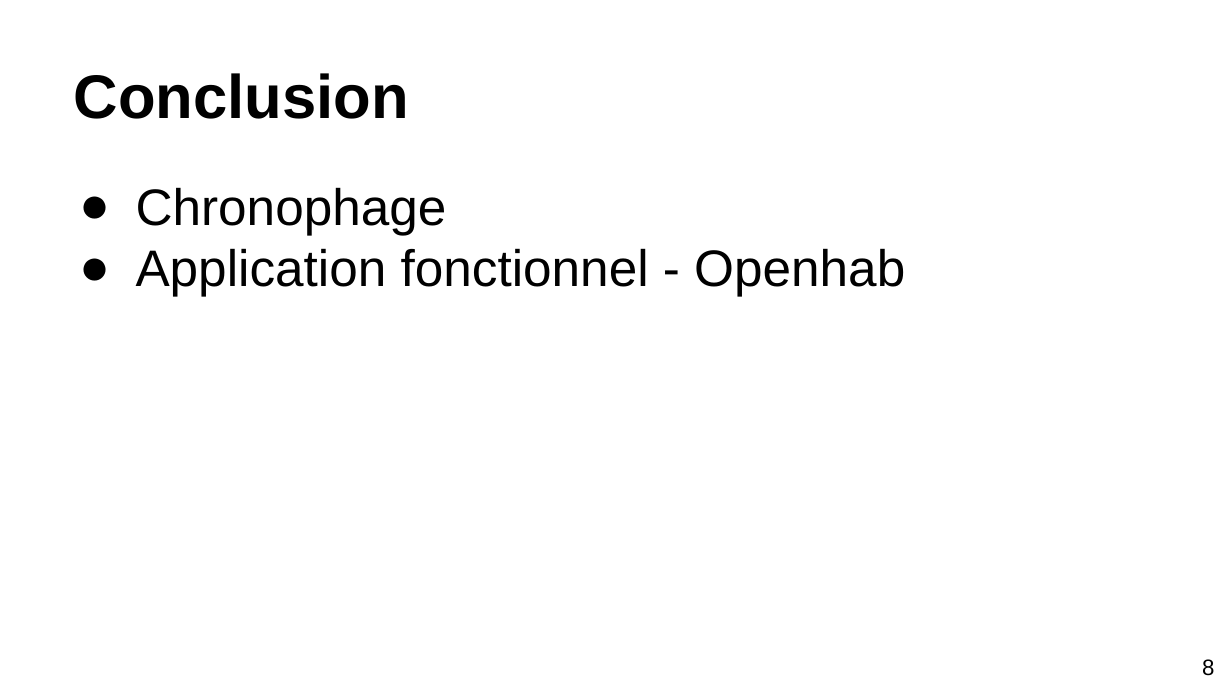
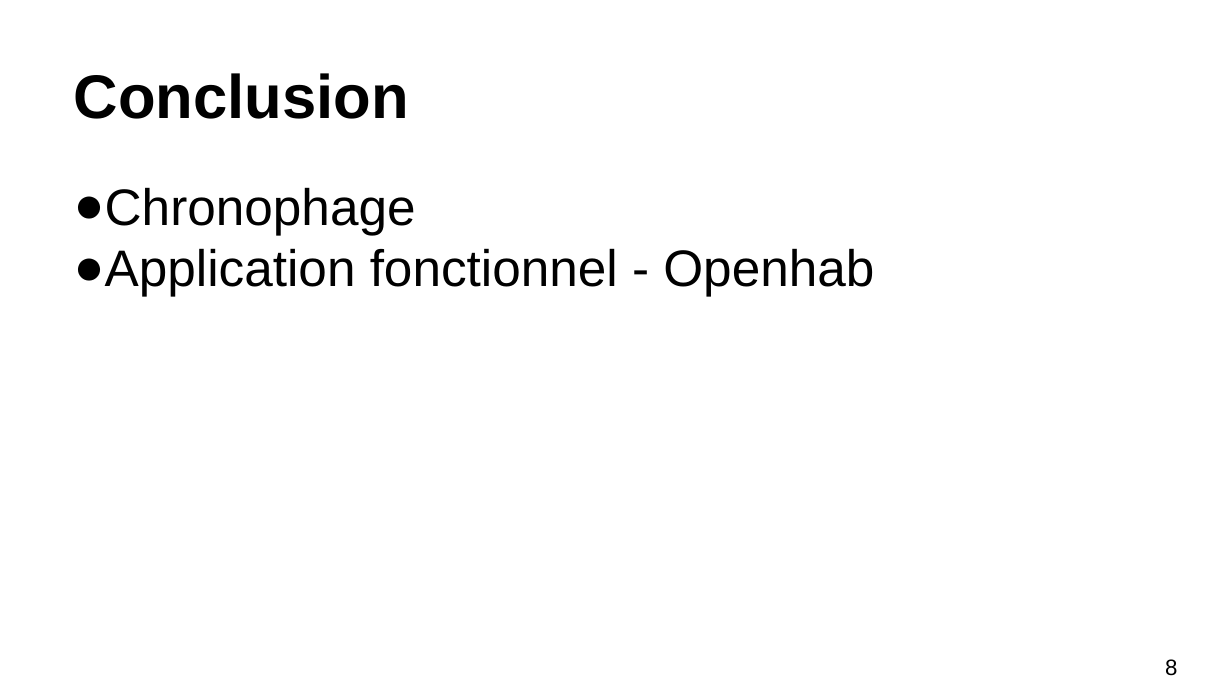
Before and after one commit to GaelPICOT/M2MProject, a slide deck: slide 8 of Présentation.pptx. Drawn at 1232x693 pixels with LibreOffice and Linux fonts; fonts in the diff are those of the drawing. Boxes give left, top, right and bottom in pixels: in the first picture for what was removed or moved away, otherwise in the second. Text is boxed around its words. In the diff, an @@ line names an element or a change of style, - is before the commit and + after.

```diff
--- a/Présentation.pptx
+++ b/Présentation.pptx
@@ text "Chronophage" at (x1=74, y1=187, x2=874, y2=296): indent changed @@
@@ page number at (x1=1165, y1=659, x2=1177, y2=676): alignment right to left @@
```
Also in this commit, not shown: 7 other slides changed.
